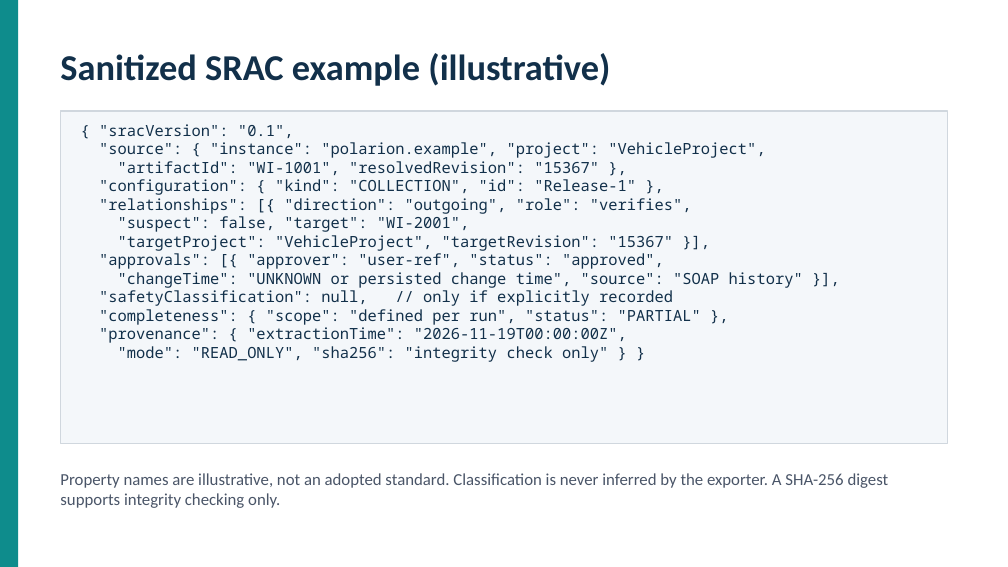
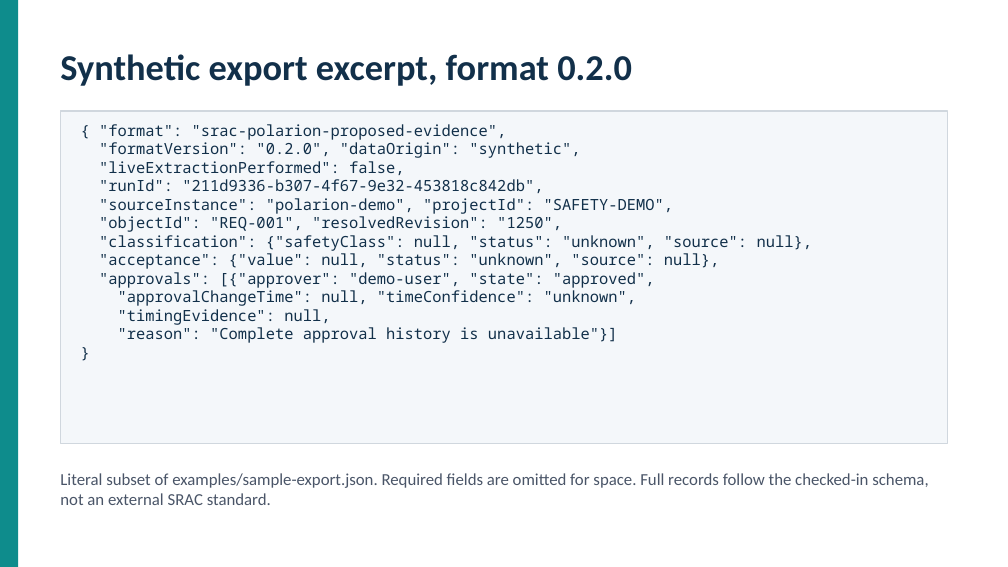
Before and after one commit to SRAC-Project/srac-polarion, a slide deck: slide 7 of presentations/SRAC_Polarion_Integration v3.pptx. Drawn at 1008x567 pixels with LibreOffice and Linux fonts; fonts in the diff are those of the drawing. Boxes give left, top, right and bottom in pixels: in the first picture for what was removed or moved away, otherwise in the second. Text is boxed around its words. In the diff, an @@ line names an element or a change of style, - is before the commit and + after.

Commit message:
Address evidence review with versioned contracts and coherent bundles

```diff
--- a/presentations/SRAC_Polarion_Integration v3.pptx
+++ b/presentations/SRAC_Polarion_Integration v3.pptx
@@ text at (60, 54, 632, 86): text changed @@
-Sanitized SRAC example (illustrative)
+Synthetic export excerpt, format 0.2.0
@@ text at (99, 124, 813, 343): text changed @@
-{ "sracVersion": "0.1",
-"source": { "instance": "polarion.example", "project": "VehicleProject",
-"artifactId": "WI-1001", "resolvedRevision": "15367" },
-"configuration": { "kind": "COLLECTION", "id": "Release-1" },
-"relationships": [{ "direction": "outgoing", "role": "verifies",
-"suspect": false, "target": "WI-2001",
-"targetProject": "VehicleProject", "targetRevision": "15367" }],
-"approvals": [{ "approver": "user-ref", "status": "approved",
-"changeTime": "UNKNOWN or persisted change time", "source": "SOAP history" }],
-"safetyClassification": null, // only if explicitly recorded
-"completeness": { "scope": "defined per run", "status": "PARTIAL" },
-"provenance": { "extractionTime": "2026-11-19T00:00:00Z",
-"mode": "READ_ONLY", "sha256": "integrity check only" } }
+{ "format": "srac-polarion-proposed-evidence",
+"formatVersion": "0.2.0", "dataOrigin": "synthetic",
+"liveExtractionPerformed": false,
+"runId": "211d9336-b307-4f67-9e32-453818c842db",
+"sourceInstance": "polarion-demo", "projectId": "SAFETY-DEMO",
+"objectId": "REQ-001", "resolvedRevision": "1250",
+"classification": {"safetyClass": null, "status": "unknown", "source": null},
+"acceptance": {"value": null, "status": "unknown", "source": null},
+"approvals": [{"approver": "demo-user", "state": "approved",
+"approvalChangeTime": null, "timeConfidence": "unknown",
+"timingEvidence": null,
+"reason": "Complete approval history is unavailable"}]
+}
@@ text at (60, 473, 928, 505): text changed @@
-Property names are illustrative, not an adopted standard. Classification is never inferred by the exporter. A SHA-256 digest supports integrity checking only.
+Literal subset of examples/sample-export.json. Required fields are omitted for space. Full records follow the checked-in schema, not an external SRAC standard.
```
Also in this commit, not shown: 6 other slides changed, 5 slides added, 5 slides removed, 31 other files.
